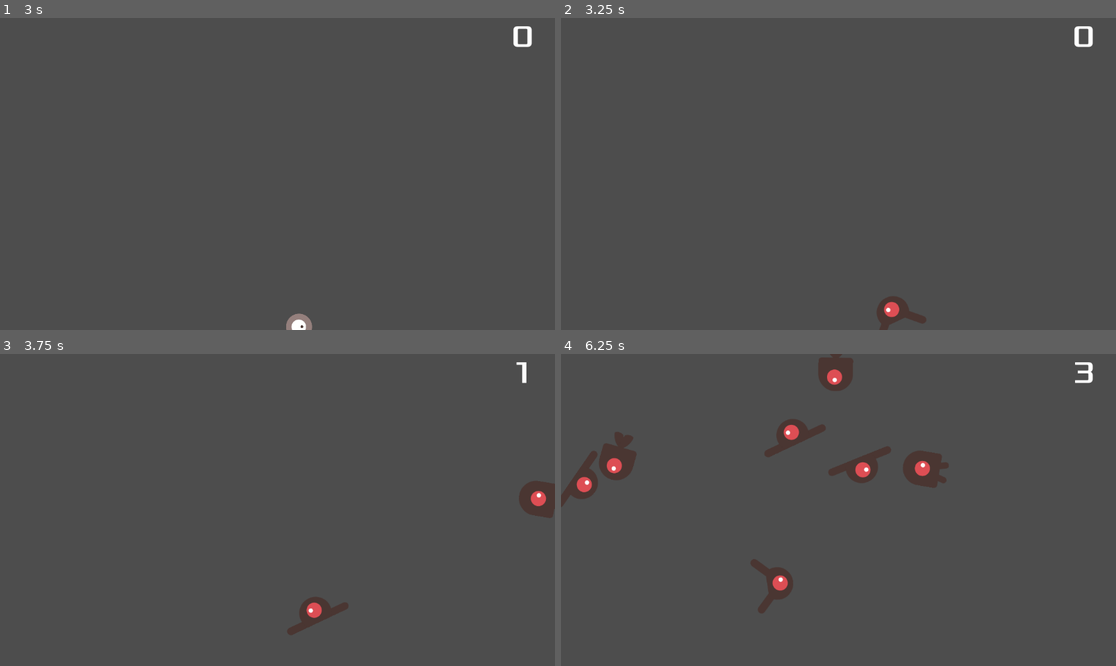
Above: before the commit, frames 1-4 (two rows, left to right).
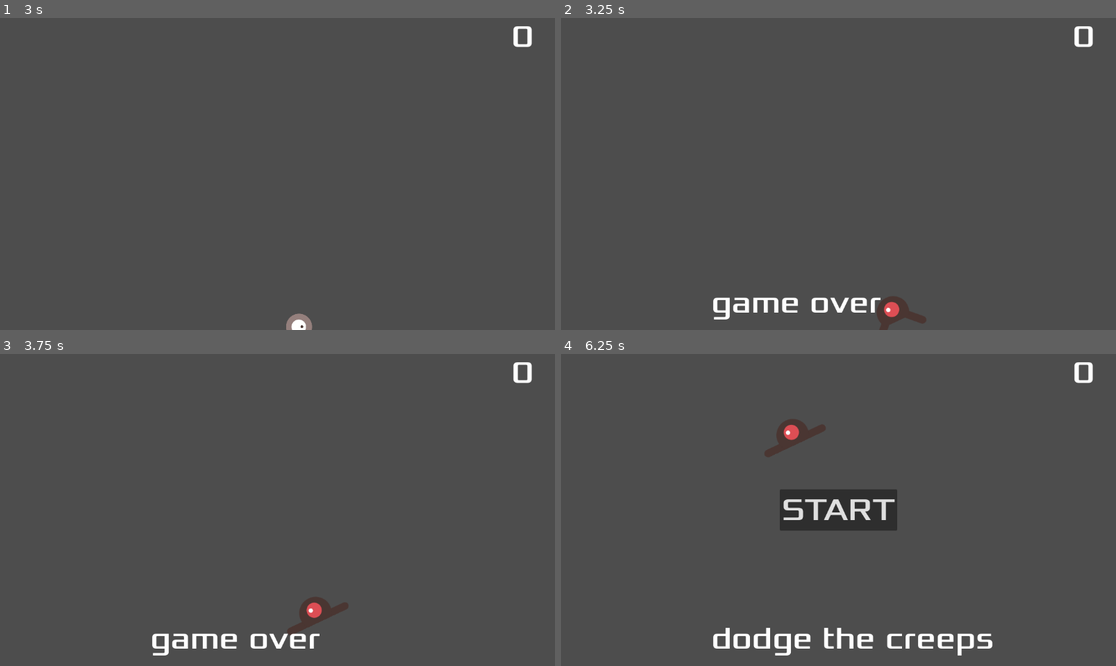
Above: after the commit, the same moments.

Repository: kylednotm/ProjectOne
Game: Godot game, scene res://main.tscn
Same seed, same stepped clock (60 frames per second), same inputs: the game is played once before the commit and once after it.
Inputs:
- Up to frame 1 (3 s): click "START" at 0.5 s; tap Enter at 1.25 s; hold Right (move_right) 1.28-2.03 s; hold Down (move_down) 2.03-2.78 s; hold Right (move_right) from 2.78 s (still down)
- Up to frame 2 (3.25 s): keep holding Right (move_right)
- Up to frame 3 (3.75 s): release Right (move_right) at 3.53 s; hold Up (move_up) from 3.53 s (still down)
- Up to frame 4 (6.25 s): release Up (move_up) at 4.28 s; hold Left (move_left) 4.28-5.78 s; hold Down (move_down) from 5.78 s (still down)

Frame 1 is identical in both runs. In frame 2, 0.8% of the frame differs, in the area x 27-58%, y 89-97%; in frame 3, 1.6%; in frame 4, 7.7%, in the area x 0-96%, y 0-97%.

Commit message:
game loop finished

Diff:
--- a/hud.gd
+++ b/hud.gd
@@ -11,14 +11,11 @@
 	show_message('game over')
 	#this waits until the message time counts down
 	await $messagetimer.timeout
-
-	$message.text('dodge the creeps')
-	$message.show
-
+	$message.text = 'dodge the creeps'
+	$message.show()
 	#one shot timer
 	await get_tree().create_timer(1.0).timeout
-
-	$startbutton.show
+	$startbutton.show()
 
 func update_score(score):
 	$scorelabel.text = str(score)
--- a/main.gd
+++ b/main.gd
@@ -12,9 +12,8 @@
 func _process(delta):
 	pass
 
-
 func _on_player_hit():
-	pass # Replace with function body.
+	game_over()
 
 func game_over():
 	$scoretimer.stop()
@@ -27,6 +26,7 @@
 	$starttimer.start()
 	$hud.update_score(score)
 	$hud.show_message('get ready...')
+	get_tree().call_group('mobs', 'queue_free')
 
 func _on_scoretimer_timeout():
 	score += 1
--- a/main.tscn
+++ b/main.tscn
@@ -39,6 +39,7 @@
 [node name="hud" parent="." instance=ExtResource("4_cv87o")]
 
 [connection signal="hit" from="Player" to="." method="_on_player_hit"]
+[connection signal="hit" from="Player" to="hud" method="_on_player_hit"]
 [connection signal="timeout" from="mobtimer" to="." method="_on_mobtimer_timeout"]
 [connection signal="timeout" from="scoretimer" to="." method="_on_scoretimer_timeout"]
 [connection signal="timeout" from="starttimer" to="." method="_on_starttimer_timeout"]
--- a/mob.tscn
+++ b/mob.tscn
@@ -48,7 +48,7 @@
 radius = 36.0
 height = 102.0
 
-[node name="mob" type="RigidBody2D"]
+[node name="mob" type="RigidBody2D" groups=["mobs"]]
 gravity_scale = 0.0
 script = ExtResource("1_lp045")
 metadata/_edit_group_ = true
